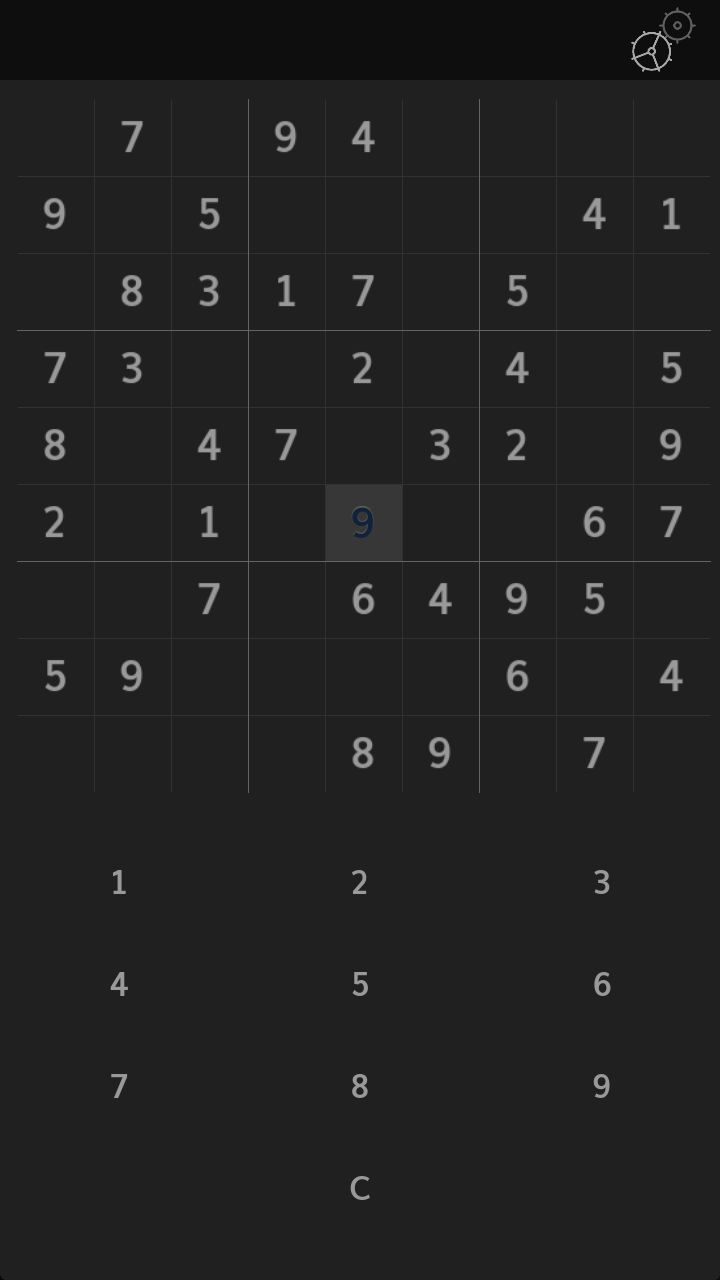
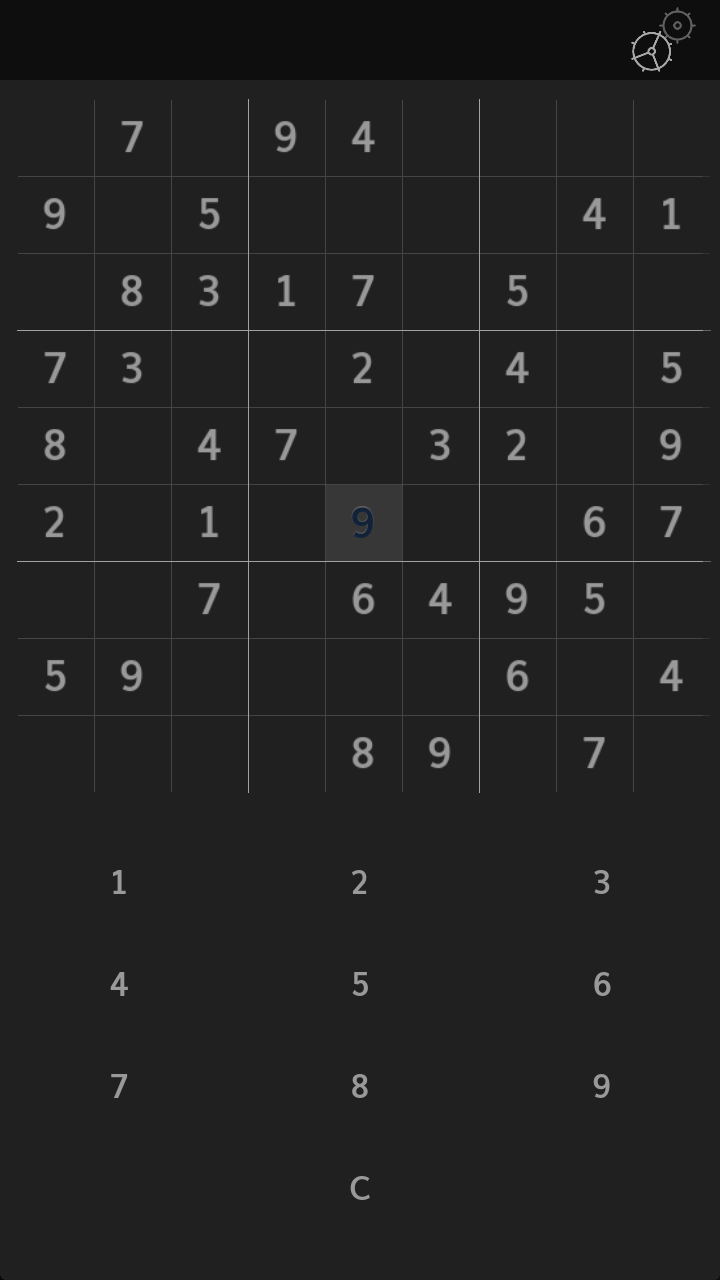
Layers edited between the first and the second w=720, h=1280 image:
showed "grid-9x9", painted on it over [left=17, top=99, right=703, bottom=793]
